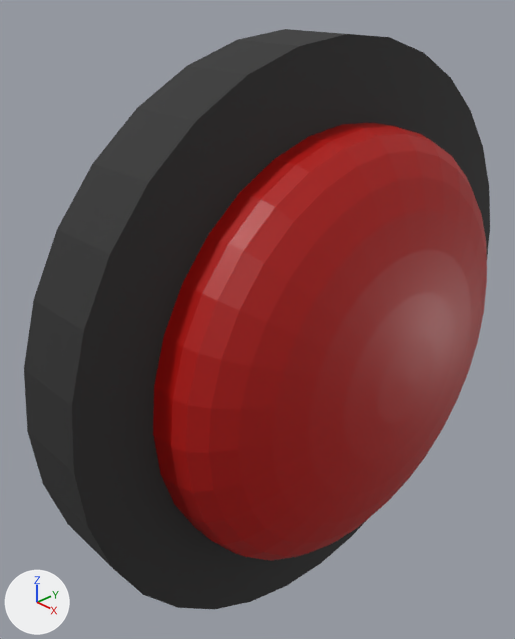
Before and after pictures for a commit that changed the Blender file blender/button.blend.
Before and after are seen from a 50 mm camera at (0.1222, -0.1337, 0.0933) aimed at (-0.0051, -0.0137, 0.0074). The axes (+X, +Y, +Z) are drawn at lower left. The lights are the same throughout.
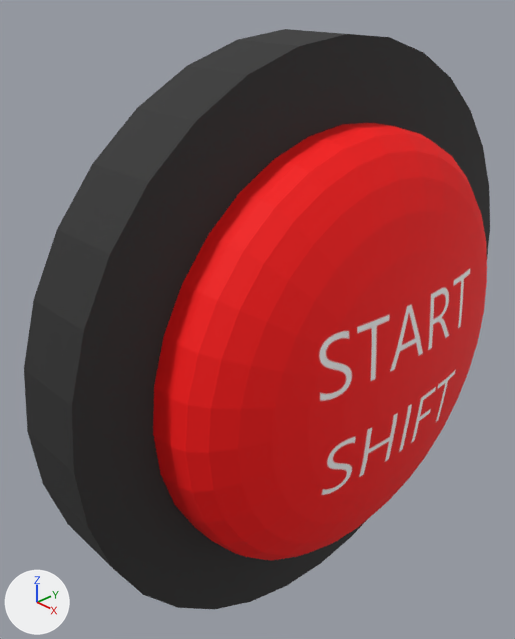
What differs and where, as boxes [x1, y1, x2, y2] in the pictures (515 x 639 px):
'Sphere', surface changed
    both: [153, 123, 487, 561]

Patch to the scene script:
```diff
--- a/blender/button.blend.py
+++ b/blender/button.blend.py
@@ img_button_text_png @@
+img_button_text_png = load_image('button_text.png', 'button_text.png', 1024, 1024, 'sRGB')
@@ mat_red @@
 mat_red = principled_material('red')
-mat_red.base_color = (0.449, 0.00207, 0.0)  # red #b30700
-mat_red.roughness = 0.462
+mat_red.texture = img_button_text_png
+mat_red.roughness = 0.758
```
